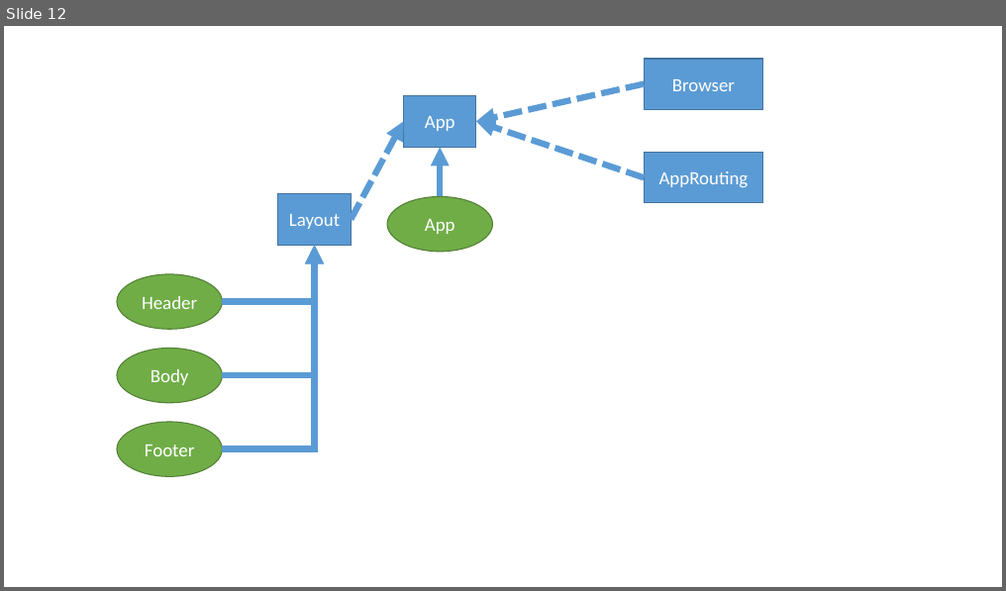
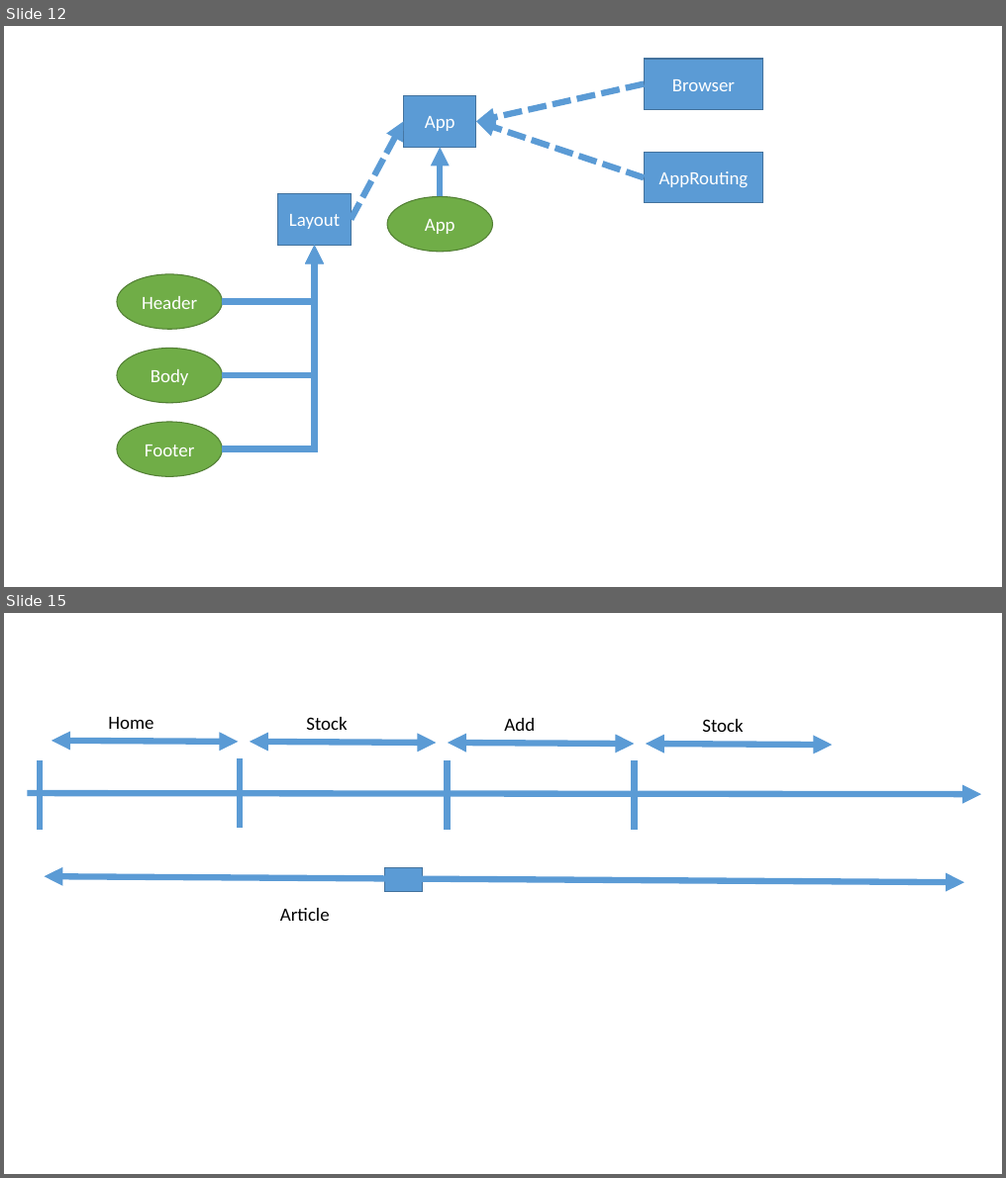
Before and after one commit to spaw3003/202205-formation-angular, a slide deck: notes.pptx. Shown one above the other, each under a label of ours: slide 12 before the commit, slides 12 and 15 after it; the slides between them are not shown. The pictures are 1006x591 and 1006x1178 pixels, drawn with LibreOffice and Linux fonts; fonts in the diff are those of the drawing. Boxes give left, top, right and bottom in pixels: in the first picture for what was removed or moved away, otherwise in the second. Text is boxed around its words. In the diff, an @@ line names an element or a change of style, - is before the commit and + after.

```diff
--- a/notes.pptx
+++ b/notes.pptx
@@ slide 15 added at box(4, 613, 1002, 1174), background #FFFFFF @@
@@ text added at box(108, 717, 153, 729), 18 pt, text #000000 @@
+Home
@@ text added at box(306, 717, 347, 730), 18 pt, text #000000 @@
+Stock
@@ text added at box(504, 718, 535, 731), 18 pt, text #000000 @@
+Add
@@ text added at box(702, 719, 743, 732), 18 pt, text #000000 @@
+Stock
@@ line added from (40, 761) to (40, 830), #5B9BD5 6 pt @@
@@ double arrow added from (52, 741) to (239, 742), #5B9BD5 6 pt @@
@@ line added from (240, 759) to (240, 828), #5B9BD5 6 pt @@
@@ double arrow added from (250, 742) to (436, 743), #5B9BD5 6 pt @@
@@ double arrow added from (448, 743) to (635, 744), #5B9BD5 6 pt @@
@@ line added from (448, 761) to (448, 830), #5B9BD5 6 pt @@
@@ line added from (635, 761) to (635, 830), #5B9BD5 6 pt @@
@@ double arrow added from (646, 744) to (832, 745), #5B9BD5 6 pt @@
@@ arrow added from (27, 793) to (982, 794), #5B9BD5 6 pt @@
@@ double arrow added from (45, 876) to (964, 882), #5B9BD5 6 pt @@
@@ rectangle added at box(384, 867, 423, 891), fill #5B9BD5, outline #43739E 1 pt @@
@@ text added at box(280, 908, 330, 921), 18 pt, text #000000 @@
+Article
```
Also in this commit, not shown: 5 slides changed, 15 other slides added.
